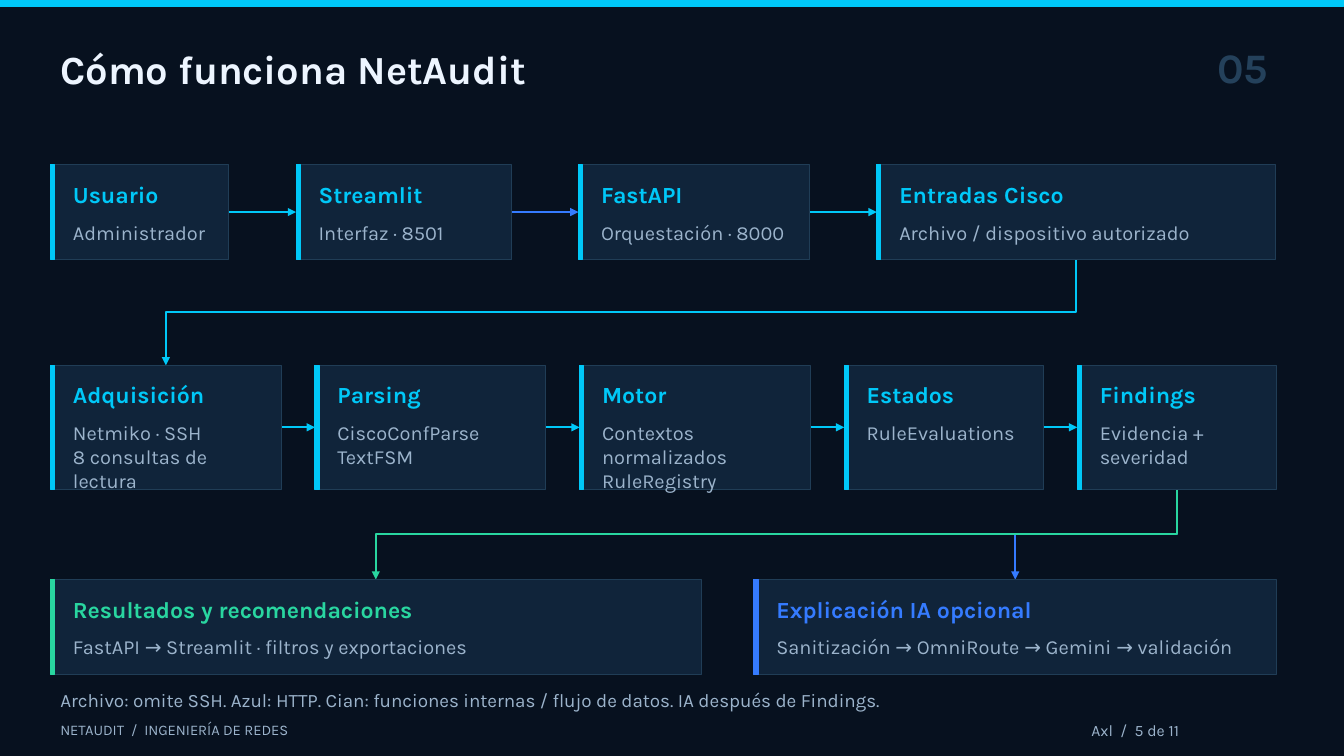
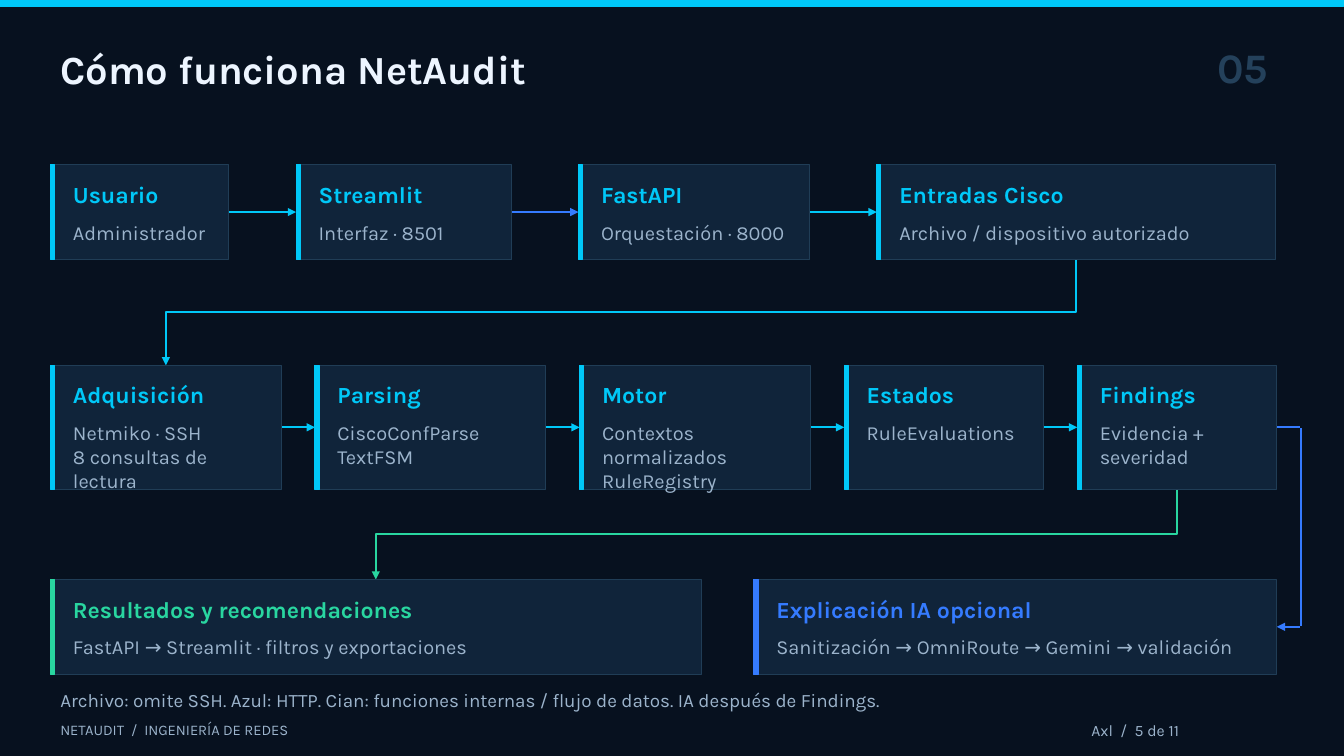
Before and after one commit to thomasdbs21/grupo-1, a slide deck: slide 5 of Entregables-APT/Fase-3/Presentacion/NetAudit_Defensa_Final_Comision_2026.pptx. Drawn at 1344x756 pixels with LibreOffice and Linux fonts; fonts in the diff are those of the drawing. Boxes give left, top, right and bottom in pixels: in the first picture for what was removed or moved away, otherwise in the second. Text is boxed around its words. In the diff, an @@ line names an element or a change of style, - is before the commit and + after.

```diff
--- a/Entregables-APT/Fase-3/Presentacion/NetAudit_Defensa_Final_Comision_2026.pptx
+++ b/Entregables-APT/Fase-3/Presentacion/NetAudit_Defensa_Final_Comision_2026.pptx
@@ line added from (1277, 427) to (1301, 427), #357BFF 1.5 pt @@
@@ line added from (1302, 429) to (1302, 626), #357BFF 1.5 pt @@
@@ elbow arrow removed from (1178, 489) to (1015, 580) @@
@@ arrow added from (1301, 627) to (1277, 627), #357BFF 1.5 pt @@
```
Also in this commit, not shown: 1 other slide changed, 1 other file.
